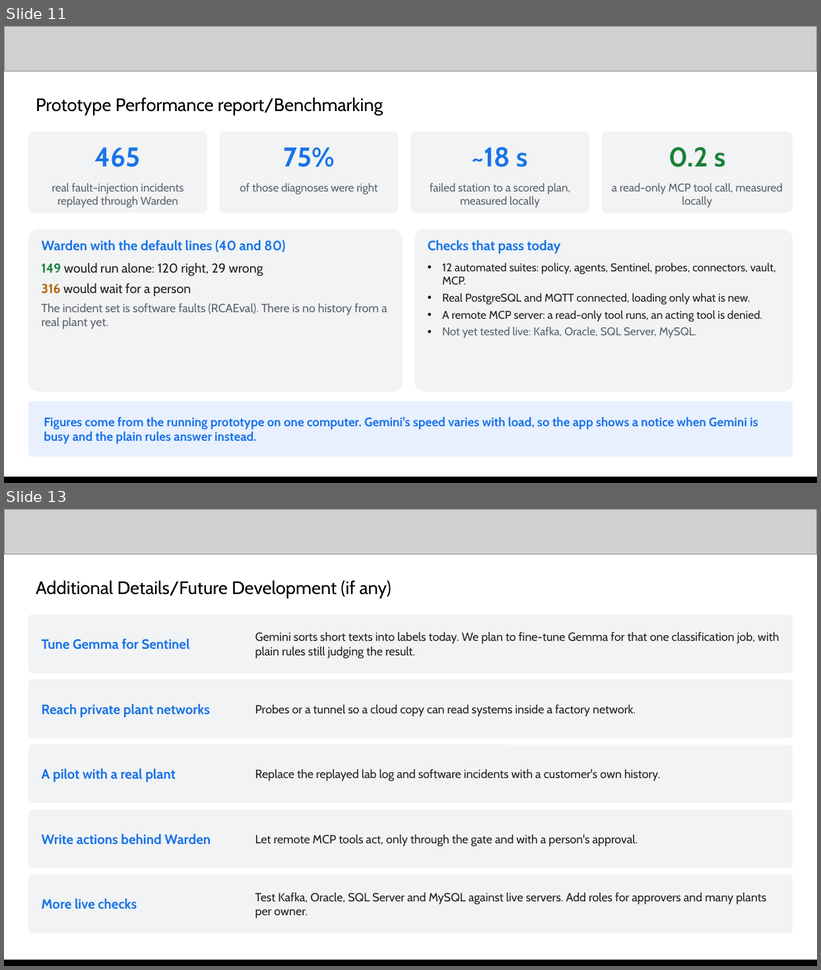
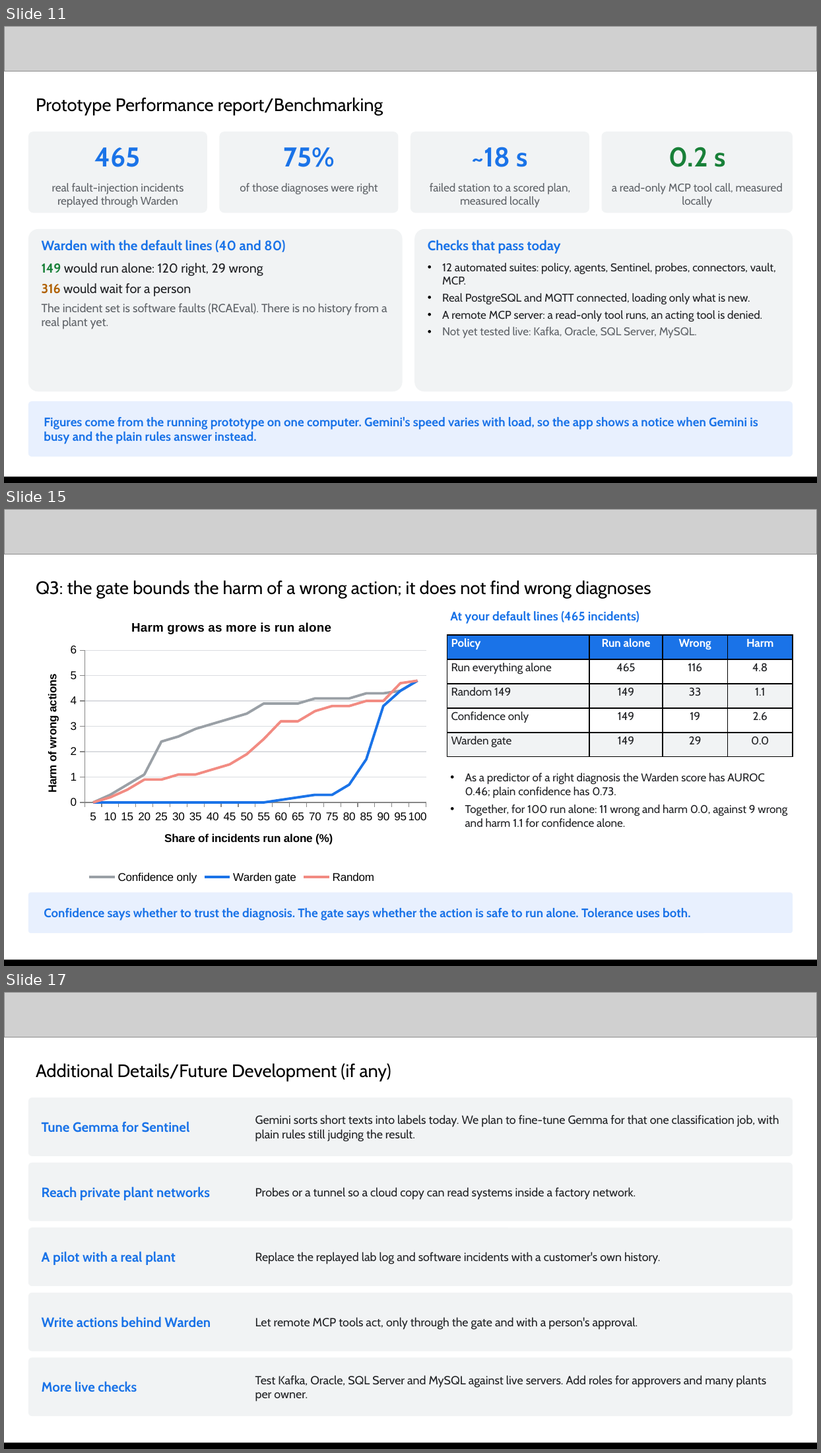
Before and after one commit to shreyash-sharma/tolerance, a slide deck: submission/Tolerance - AI Builder Cup submission.pptx. Shown one above the other, each under a label of ours: slides 11 and 13 before the commit, slides 11, 15 and 17 after it; the slides between them are not shown. The pictures are 821x970 and 821x1453 pixels, drawn with LibreOffice and Linux fonts; fonts in the diff are those of the drawing; grey boxes stand for pictures. Boxes give left, top, right and bottom in pixels: in the first picture for what was removed or moved away, otherwise in the second. Text is boxed around its words. In the diff, an @@ line names an element or a change of style, - is before the commit and + after.

Commit message:
Research-style benchmarking: paired bootstrap analysis, safe-autonomy comparison, five slides in the submission deck

```diff
--- a/submission/Tolerance - AI Builder Cup submission.pptx
+++ b/submission/Tolerance - AI Builder Cup submission.pptx
@@ slide 15 added at (4,509,817,966), background #FFFFFF @@
@@ picture added at (4,509,817,554) @@
@@ text added at (36,580,651,598), 16 pt, text #000000 @@
+Q3: the gate bounds the harm of a wrong action; it does not find wrong diagnoses
@@ line chart added at (28,607,435,887) @@
+title "Harm grows as more is run alone"
+categories: 5, 10, 15, 20, 25, 30, 35, 40, 45, 50, 55, 60, 65, 70, 75, 80, 85, 90, 95, 100
+Confidence only: 0, 0.3, 0.7, 1.1, 2.4, 2.6, 2.9, 3.1, 3.3, 3.5, 3.9, 3.9, 3.9, 4.1, 4.1, 4.1, 4.3, 4.3, 4.4, 4.8
+Warden gate: 0, 0, 0, 0, 0, 0, 0, 0, 0, 0, 0, 0.1, 0.2, 0.3, 0.3, 0.7, 1.7, 3.8, 4.4, 4.8
+Random: 0, 0.2, 0.5, 0.9, 0.9, 1.1, 1.1, 1.3, 1.5, 1.9, 2.5, 3.2, 3.2, 3.6, 3.8, 3.8, 4, 4, 4.7, 4.8
@@ text added at (450,611,640,624), 11 pt, text #1A73E8, bold @@
+At your default lines (465 incidents)
@@ table added at (447,635,793,757), 5 rows, 4 columns @@
+Policy | Run alone | Wrong | Harm
+Run everything alone | 465 | 116 | 4.8
+Random 149 | 149 | 33 | 1.1
+Confidence only | 149 | 19 | 2.6
+Warden gate | 149 | 29 | 0.0
@@ text added at (465,773,787,827), 10 pt, text #202124 @@
+• As a predictor of a right diagnosis the Warden score has AUROC 0.46; plain confidence has 0.73.
+• Together, for 100 run alone: 11 wrong and harm 0.0, against 9 wrong and harm 1.1 for confidence alone.
@@ rounded rectangle added at (28,893,793,933), fill #E8F0FE @@
@@ text added at (44,908,690,921), 11 pt, text #1A73E8, bold @@
+Confidence says whether to trust the diagnosis. The gate says whether the action is safe to run alone. Tolerance uses both.
@@ picture added at (4,962,817,966) @@
@@ rectangle added at (4,960,817,966), fill #000000 @@
@@ what was slide 13 is now slide 17 @@
```
Also in this commit, not shown: 1 slide changed, 3 other slides added, 6 other files.
